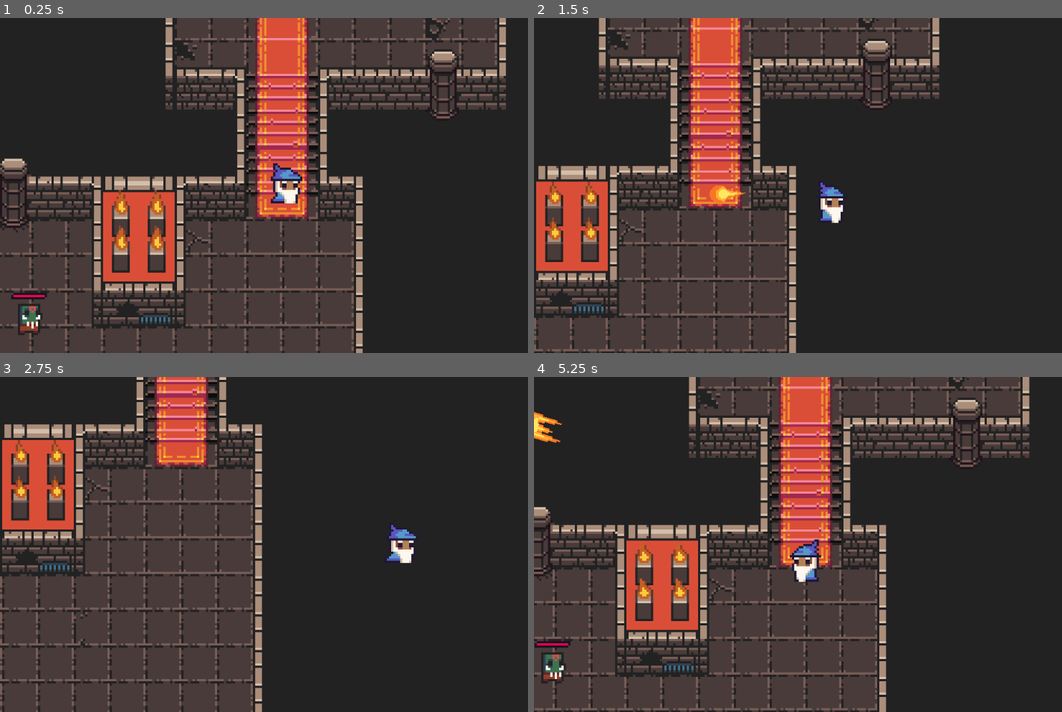
Above: before the commit, frames 1-4 (two rows, left to right).
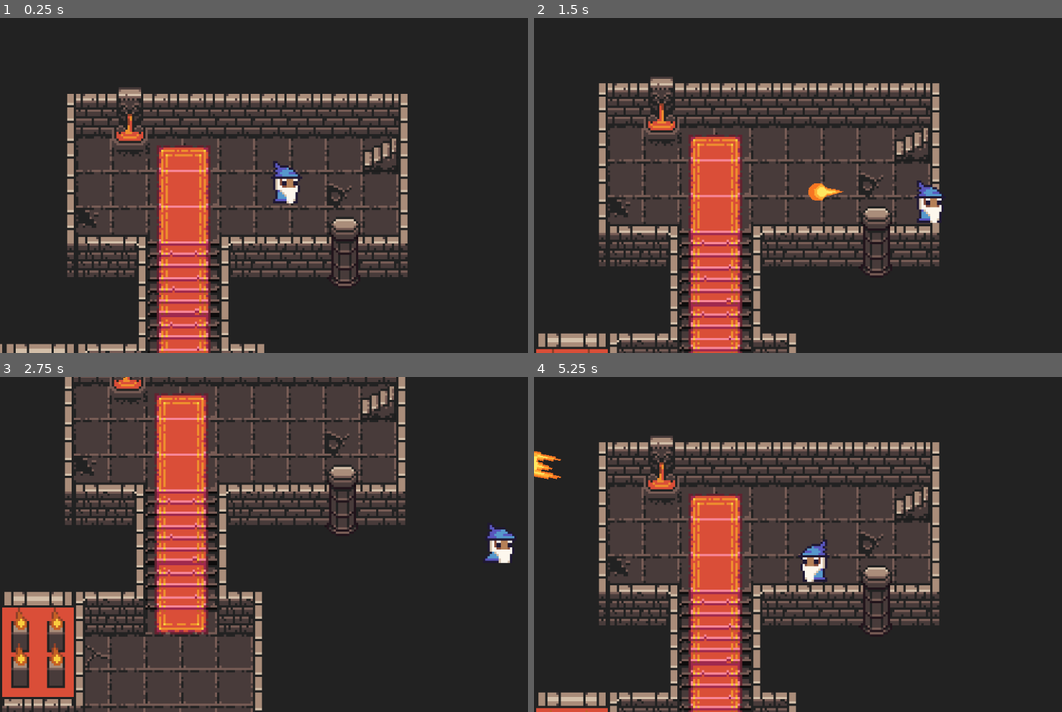
Above: after the commit, the same moments.

Repository: gotneb/cripta_dungeon
Game: Godot game, scene res://scenes/world/tutorial.tscn
The game is run twice, just before and just after one commit, with the same random seed, the same clock (stepped at 60 frames per second) and the same inputs.
Inputs (mouse positions are in pixels of both pictures, inside the frame that each line leads up to):
- Up to frame 1 (0.25 s): no input
- Up to frame 2 (1.5 s): move the mouse to (945, 168) at 0.52 s; hold Right (right) 0.53-1.28 s; tap Tab (change_enemy) at 0.6 s; move the mouse to (708, 202) at 1.27 s; hold Down (down) from 1.28 s (still down); tap Z (z_attack) at 1.35 s
- Up to frame 3 (2.75 s): move the mouse to (343, 470) at 2.02 s; release Down (down) at 2.03 s; hold Right (right) from 2.03 s (still down); tap Tab (change_enemy) at 2.1 s
- Up to frame 4 (5.25 s): move the mouse to (792, 611) at 2.77 s; release Right (right) at 2.78 s; hold Up (up) 2.78-3.53 s; tap Z (z_attack) at 2.85, 4.35 s; move the mouse to (993, 594) at 3.52 s; hold Left (left) 3.53-5.03 s; tap Tab (change_enemy) at 3.6, 5.1 s; move the mouse to (650, 494) at 4.27 s; move the mouse to (850, 544) at 5.02 s; hold Down (down) from 5.03 s (still down)

The runs differ from the first frame. In frame 1, 56% of the frame differs, in the area x 0-96%, y 0-100%; in frame 2, 49%; in frame 3, 42%; in frame 4, 56%, in the area x 0-94%, y 0-100%.
Error before the commit: Invalid get index '-1' (on base: 'Array'). (res://scripts/playable_characters/wizzard.gd:87)

Commit message:
Consertado erro na mira
Apertar "Tab" sem nenhum inimigo proximo lanava erro de runtime.

Diff:
--- a/src/scenes/playable_characters/wizzard.tscn
+++ b/src/scenes/playable_characters/wizzard.tscn
@@ -43,7 +43,7 @@
 position = Vector2( -1, -6 )
 frames = SubResource( 2 )
 animation = "idle"
-frame = 2
+frame = 3
 playing = true
 
 [node name="CollisionShape2D" type="CollisionShape2D" parent="."]
--- a/src/scenes/world/tutorial.tscn
+++ b/src/scenes/world/tutorial.tscn
@@ -704,9 +704,9 @@
 position = Vector2( 813, 359 )
 
 [node name="OrcShaman3" parent="YSort" instance=ExtResource( 5 )]
-position = Vector2( 734, 282 )
+position = Vector2( 710, 258 )
 
 [node name="Wizzard" parent="YSort" instance=ExtResource( 2 )]
-position = Vector2( 850, 225 )
+position = Vector2( 894, 150 )
 
 [connection signal="health_changed" from="YSort/OrcShaman" to="." method="_on_Orc_Shaman_health_changed"]
--- a/src/scripts/playable_characters/wizzard.gd
+++ b/src/scripts/playable_characters/wizzard.gd
@@ -79,7 +79,7 @@
 func select_enemy() -> void:
 	if visible_enemies.size() == 1:
 		visible_enemies[0].set_aim_visible_to(true)
-	else:
+	elif visible_enemies.size() >= 1:
 		if Input.is_action_just_pressed("change_enemy"):
 			enemy_index += 1
 			if enemy_index >= visible_enemies.size():
